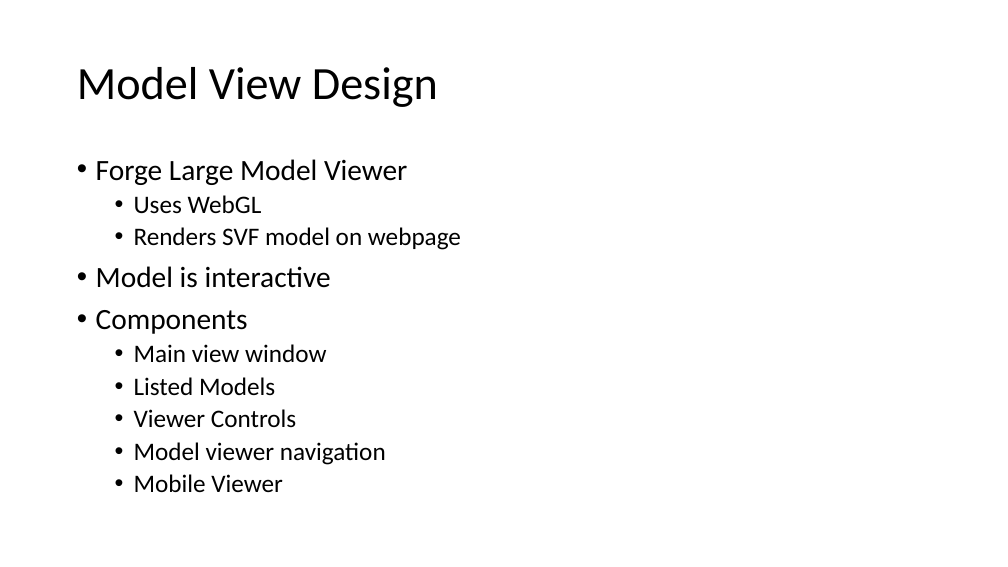
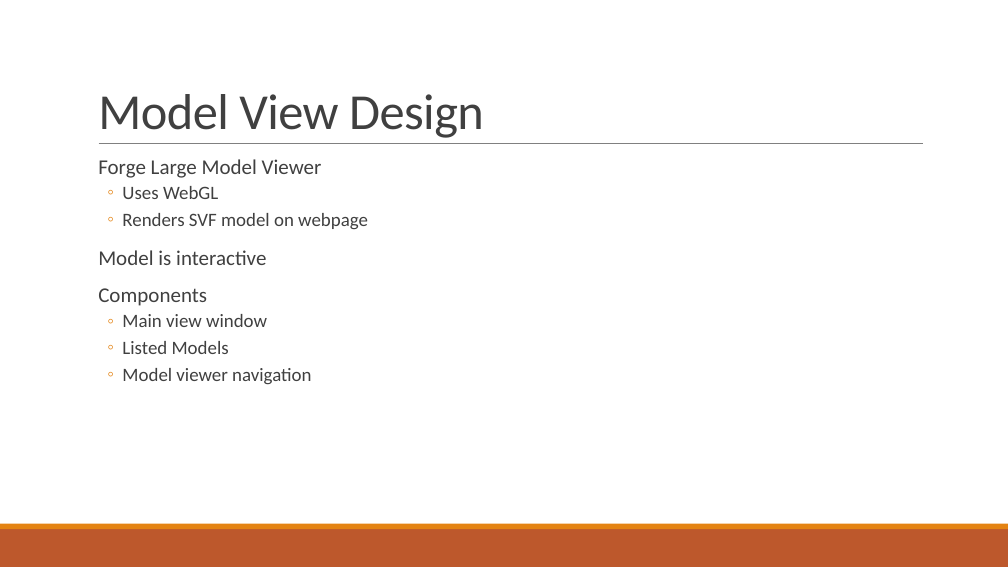
Before and after one commit to gonsalvg/Capstone-Forge-App, a slide deck: slide 19 of Progress Report/Progress report.pptx (slide 18 before the commit). Drawn at 1008x567 pixels with LibreOffice and Linux fonts; fonts in the diff are those of the drawing. Boxes give left, top, right and bottom in pixels: in the first picture for what was removed or moved away, otherwise in the second. Text is boxed around its words. In the diff, an @@ line names an element or a change of style, - is before the commit and + after.

```diff
--- a/Progress Report/Progress report.pptx
+++ b/Progress Report/Progress report.pptx
@@ title "Model View Design": place and size @@
-title "Model View Design" at [77,67,438,107]
+title "Model View Design" at [98,94,484,138]
@@ title "Model View Design" at [98,94,484,138]: size 44 to 48 pt, text colour #000000 to #404040, letter spacing 0 to -0.5 pt; line spacing 0.9 to 0.85; vertical alignment middle to bottom @@
@@ line added from (99, 144) to (923, 144), #808080 0.5 pt @@
@@ text "Forge Large Model Viewer" at [98,159,368,384]: size 28 to 20 pt in "Forge Large Model Viewer", "Model is interactive", "Components"; text colour #000000 to #404040; size 24 to 18 pt in "Uses WebGL", "Renders SVF model on webpage", "Main view window", "Listed Models" and 1 more places; bullet • to  ; more space between paragraphs; bullet • to ◦ @@
@@ text at [134,409,296,427]: paragraph removed @@
-  • Viewer Controls
@@ text at [134,474,283,492]: paragraph removed @@
-  • Mobile Viewer
@@ rectangle added at [0,529,1008,567], fill #BD582C @@
@@ rectangle added at [0,524,1008,529], fill #E48312 @@
```
Also in this commit, not shown: 32 other slides changed, 2 slides added, 1 slide removed.
